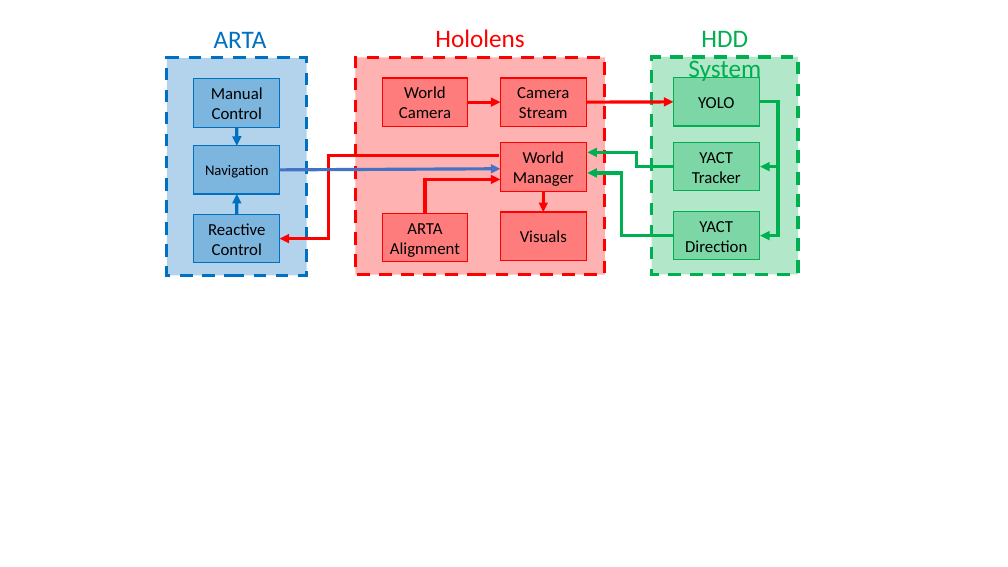
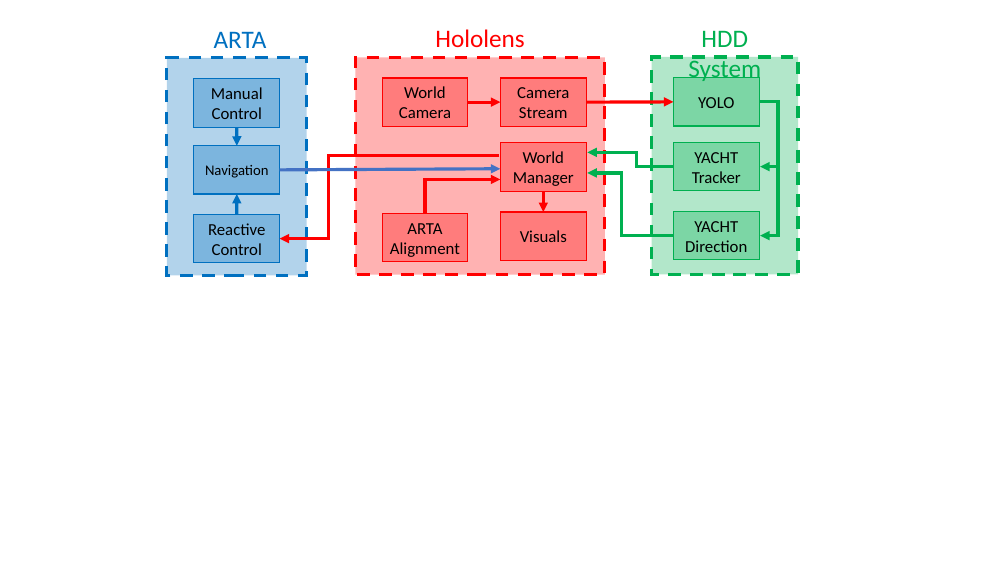
Before and after one commit to alaksana96/FinalYearProject, a slide deck: slide 2 of FinalReport/img/chapter4_analysis/Diagrams.pptx. Drawn at 1008x567 pixels with LibreOffice and Linux fonts; fonts in the diff are those of the drawing. Boxes give left, top, right and bottom in pixels: in the first picture for what was removed or moved away, otherwise in the second. Text is boxed around its words. In the diff, an @@ line names an element or a change of style, - is before the commit and + after.

Commit message:
YACHT

```diff
--- a/FinalReport/img/chapter4_analysis/Diagrams.pptx
+++ b/FinalReport/img/chapter4_analysis/Diagrams.pptx
@@ text in rectangle at [692, 152, 741, 183]: text changed @@
-YACT Tracker
+YACHT Tracker
@@ text in rectangle at [685, 221, 747, 252]: text changed @@
-YACT Direction
+YACHT Direction
```
Also in this commit, not shown: 1 other slide changed, 1 slide added, 2 other files.
